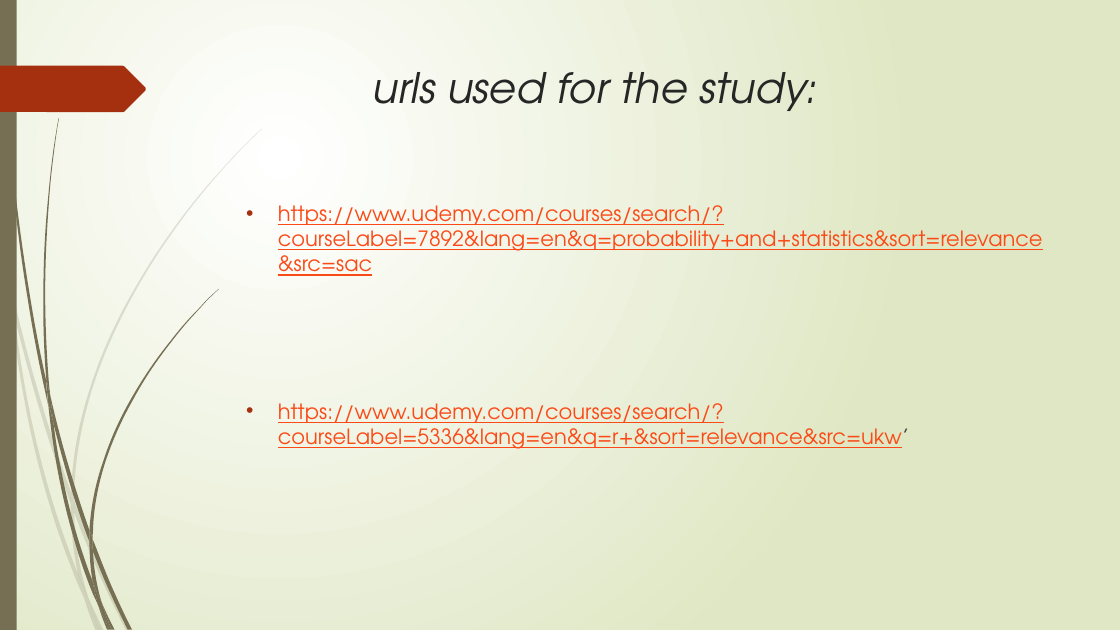
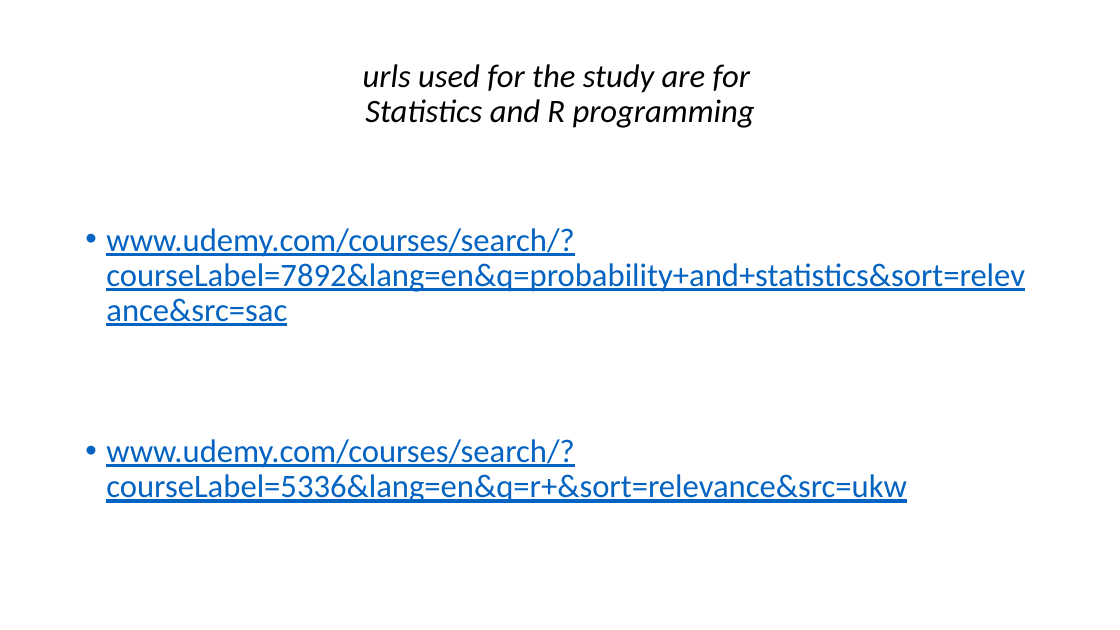
Before and after one commit to Khamanna/Udemy-Selenium, a slide deck: slide 4 of PPUdemyPresentation.pptx (slide 3 before the commit). Drawn at 1120x630 pixels with LibreOffice and Linux fonts; fonts in the diff are those of the drawing. Boxes give left, top, right and bottom in pixels: in the first picture for what was removed or moved away, otherwise in the second. Text is boxed around its words. In the diff, an @@ line names an element or a change of style, - is before the commit and + after.

```diff
--- a/PPUdemyPresentation.pptx
+++ b/PPUdemyPresentation.pptx
@@ background gradient #FFFFFF to #DFE8C4 to #FFFFFF @@
@@ rectangle removed at [0, 0, 17, 630] @@
@@ title "urls used for the study ..." at [363, 64, 755, 128]: vertical alignment top to middle @@
@@ freeform shape removed at [0, 66, 146, 112] @@
@@ title at [363, 64, 755, 128]: text changed; size 36 to 28 pt; font TeX Gyre Adventor to Calibri; text colour #262626 to #000000 @@
-urls used for the study:
+urls used for the study are for
+Statistics and R programming
@@ text at [106, 228, 1025, 503]: text changed; size 18 to 28 pt; font TeX Gyre Adventor to Calibri; text colour #FB4A18 to #0563C1 @@
-• https://www.udemy.com/courses/search/?courseLabel=7892&lang=en&q=probability+and+statistics&sort=relevance&src=sac
-• https://www.udemy.com/courses/search/?courseLabel=5336&lang=en&q=r+&sort=relevance&src=ukw’
+• www.udemy.com/courses/search/?courseLabel=7892&lang=en&q=probability+and+statistics&sort=relevance&src=sac
+• www.udemy.com/courses/search/?courseLabel=5336&lang=en&q=r+&sort=relevance&src=ukw
@@ group removed at [0, 129, 262, 630]: 10 freeform shapes @@
@@ group removed at [3, 0, 218, 630]: 12 freeform shapes @@
```
Also in this commit, not shown: 11 other slides changed, 5 slides added, 5 slides removed, 1 other file.
